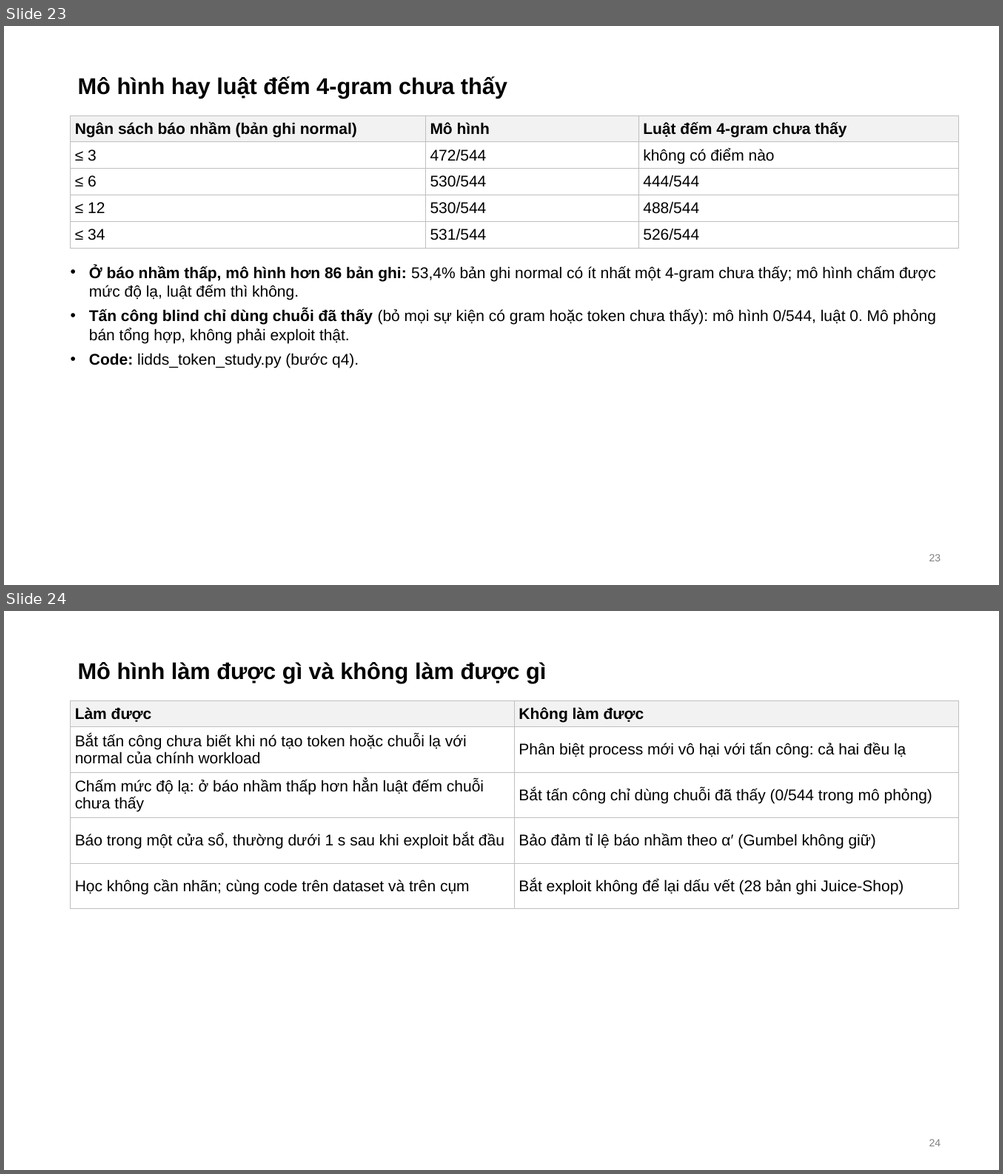
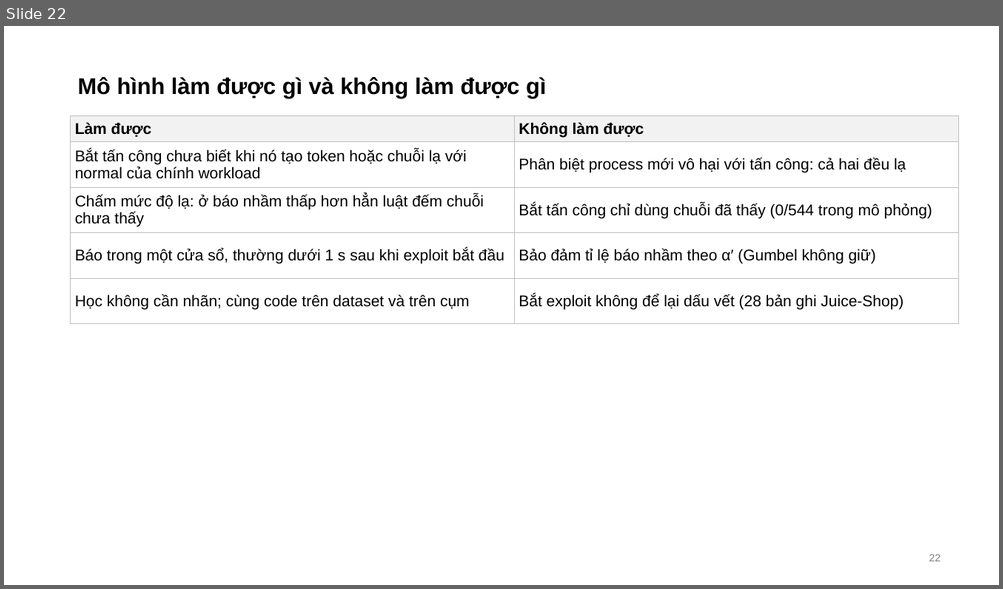
Before and after one commit to tndat-dev/eBPF-project, a slide deck: docs/Slide-runtime_security(13_11).pptx. Shown one above the other, each under a label of ours: slides 23 and 24 before the commit, slide 22 after it. The pictures are 1003x1174 and 1003x589 pixels, drawn with LibreOffice and Linux fonts; fonts in the diff are those of the drawing. Boxes give left, top, right and bottom in pixels: in the first picture for what was removed or moved away, otherwise in the second. Text is boxed around its words. In the diff, an @@ line names an element or a change of style, - is before the commit and + after.

```diff
--- a/docs/Slide-runtime_security(13_11).pptx
+++ b/docs/Slide-runtime_security(13_11).pptx
@@ slide 23 removed at box(4, 26, 999, 585), background #FFFFFF @@
@@ title removed at box(78, 76, 507, 98) @@
-Mô hình hay luật đếm 4-gram chưa thấy
@@ table removed at box(71, 116, 959, 248), 5 rows, 3 columns @@
-Ngân sách báo nhầm (bản ghi normal) | Mô hình | Luật đếm 4-gram chưa thấy
-≤ 3 | 472/544 | không có điểm nào
-≤ 6 | 530/544 | 444/544
-≤ 12 | 530/544 | 488/544
-≤ 34 | 531/544 | 526/544
@@ text removed at box(89, 266, 936, 369) @@
-• Ở báo nhầm thấp, mô hình hơn 86 bản ghi: 53,4% bản ghi normal có ít nhất một 4-gram chưa thấy; mô hình chấm được mức độ lạ, luật đếm thì không.
-• Tấn công blind chỉ dùng chuỗi đã thấy (bỏ mọi sự kiện có gram hoặc token chưa thấy): mô hình 0/544, luật 0. Mô phỏng bán tổng hợp, không phải exploit thật.
-• Code: lidds_token_study.py (bước q4).
@@ page number removed at box(929, 554, 941, 562) @@
-23
@@ what was slide 24 is now slide 22 @@
@@ page number at box(929, 554, 941, 562): text changed @@
-24
+22
```
Also in this commit, not shown: 1 slide changed, 2 other slides removed, 3 other files.
